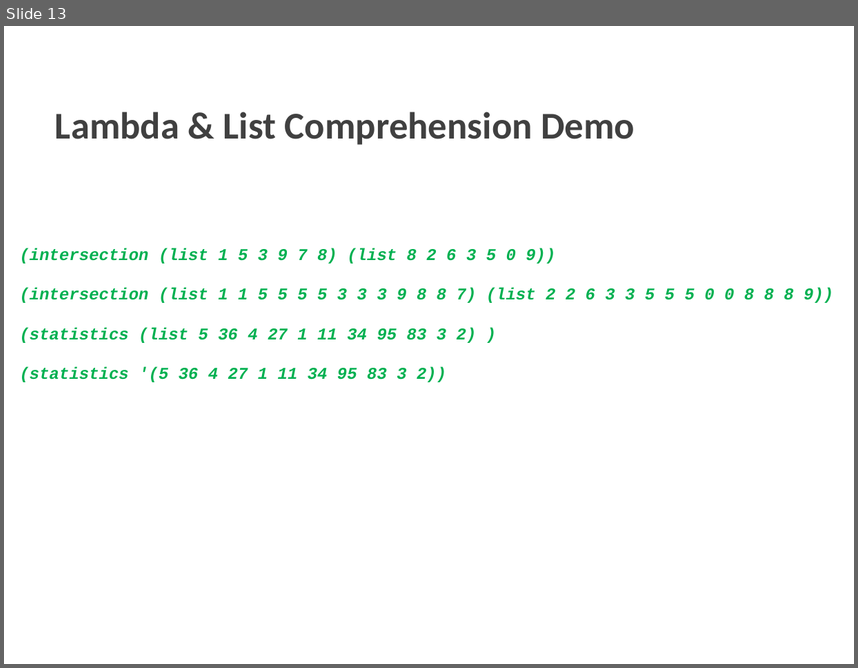
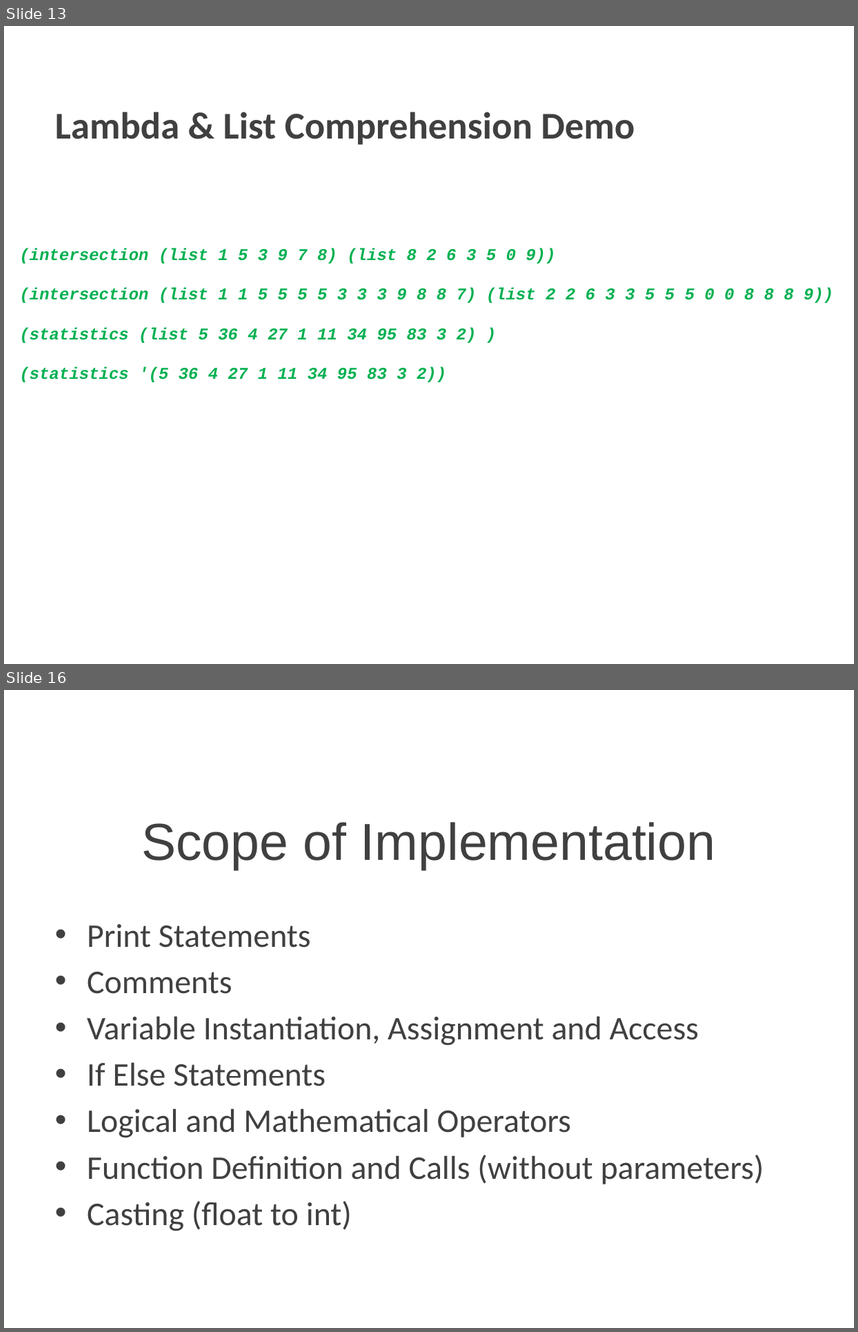
Before and after one commit to jht585/PLFinal, a slide deck: PLFinal.pptx. Shown one above the other, each under a label of ours: slide 13 before the commit, slides 13 and 16 after it; the slides between them are not shown. The pictures are 858x668 and 858x1332 pixels, drawn with LibreOffice and Linux fonts; fonts in the diff are those of the drawing; background and template pictures are left out. Boxes give left, top, right and bottom in pixels: in the first picture for what was removed or moved away, otherwise in the second. Text is boxed around its words. In the diff, an @@ line names an element or a change of style, - is before the commit and + after.

```diff
--- a/PLFinal.pptx
+++ b/PLFinal.pptx
@@ slide 16 added at box(4, 690, 854, 1328), background picture (left out) @@
@@ title added at box(141, 822, 715, 870), 44 pt, text #404040 @@
+Scope of Implementation
@@ text added at box(87, 924, 764, 1231), 28 pt, text #404040 @@
+• Print Statements
+• Comments
+• Variable Instantiation, Assignment and Access
+• If Else Statements
+• Logical and Mathematical Operators
+• Function Definition and Calls (without parameters)
+• Casting (float to int)
```
Also in this commit, not shown: 1 slide changed, 5 other slides added, 11 other files.
